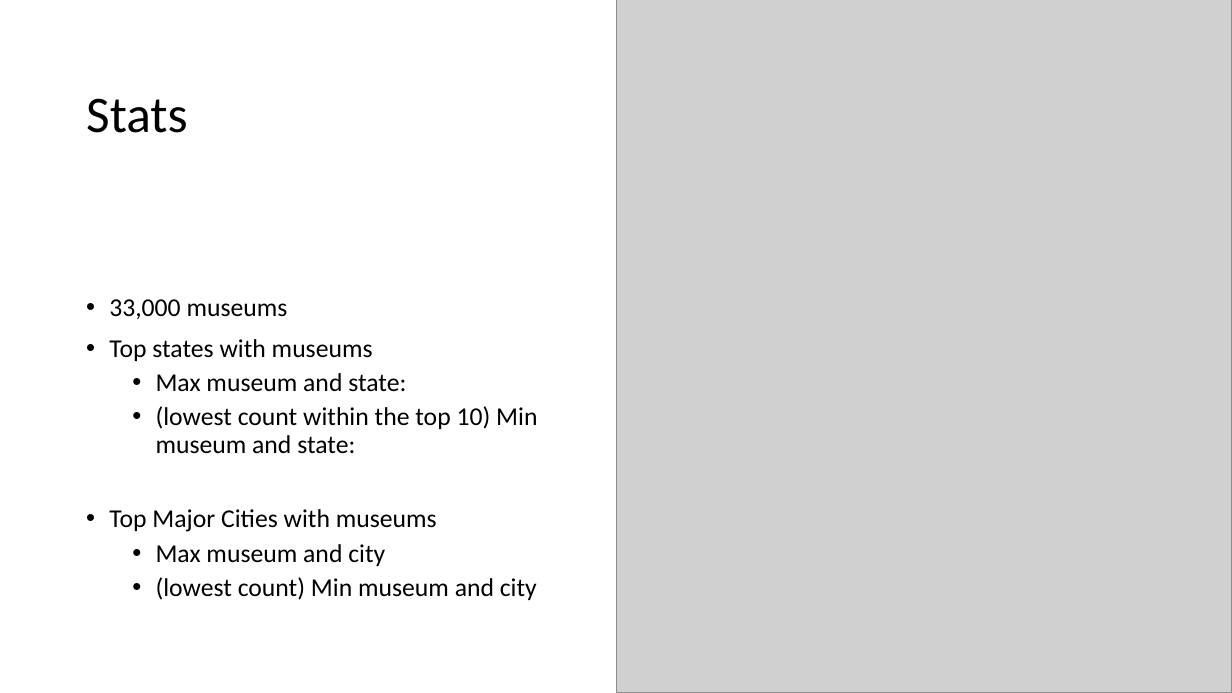
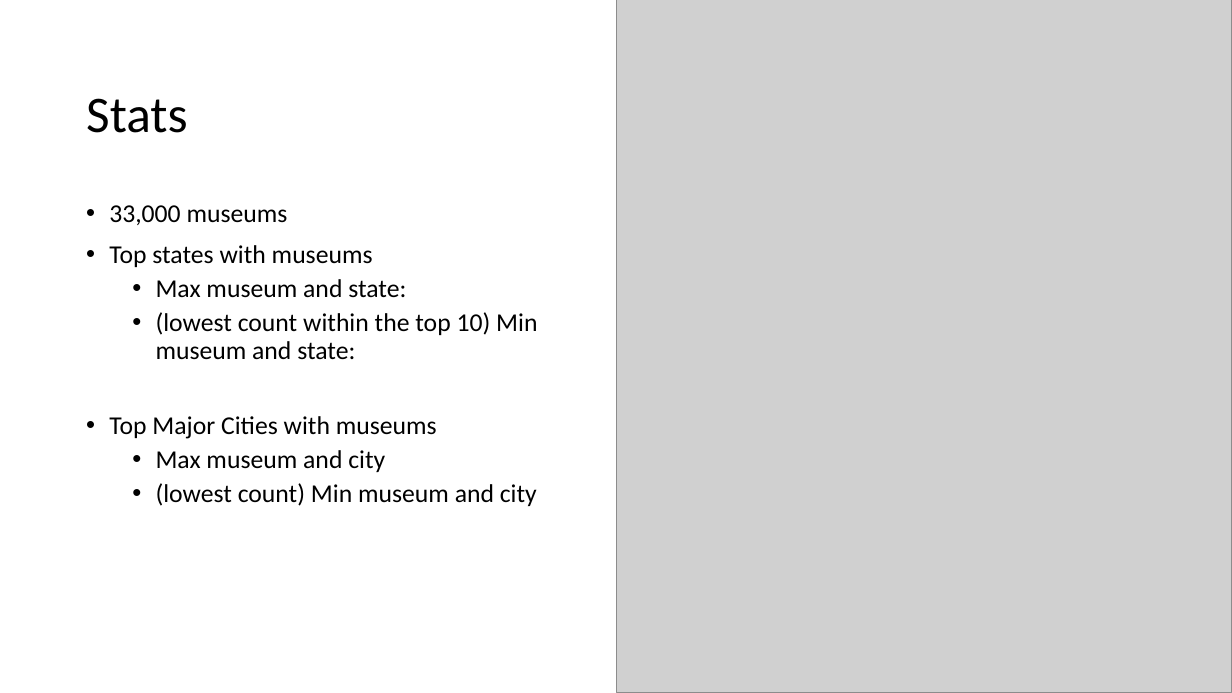
Before and after one commit to JackyUT2023/project3-group8, a slide deck: slide 5 of Project 3 Group 8 - Museums of the United States.pptx. Drawn at 1232x693 pixels with LibreOffice and Linux fonts; fonts in the diff are those of the drawing; grey boxes stand for pictures. Boxes give left, top, right and bottom in pixels: in the first picture for what was removed or moved away, otherwise in the second. Text is boxed around its words. In the diff, an @@ line names an element or a change of style, - is before the commit and + after.

```diff
--- a/Project 3 Group 8 - Museums of the United States.pptx
+++ b/Project 3 Group 8 - Museums of the United States.pptx
@@ text "33,000 museums": place and size @@
-text "33,000 museums" at bbox=[109, 299, 537, 600]
+text "33,000 museums" at bbox=[109, 205, 537, 506]
```
Also in this commit, not shown: 5 other slides changed.
